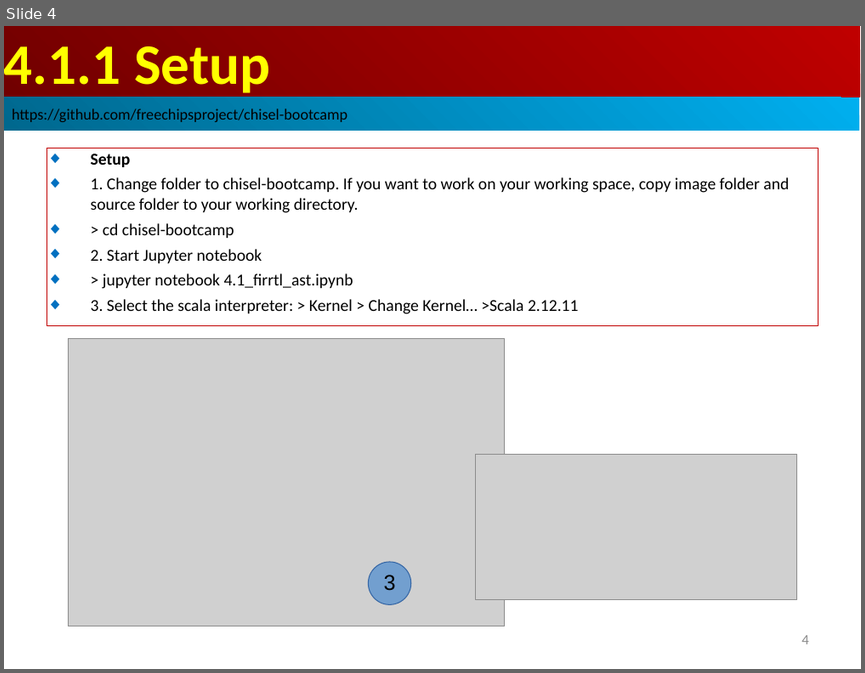
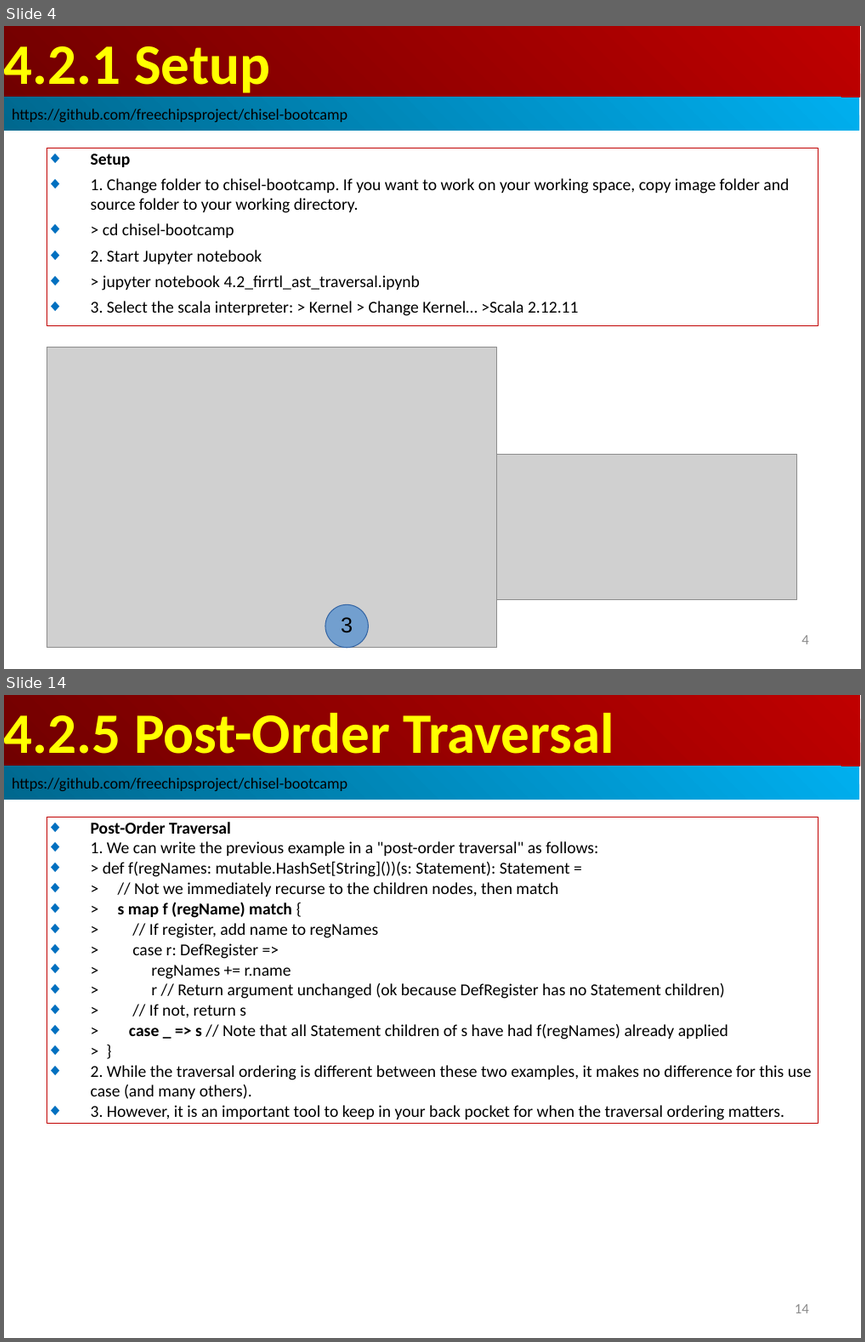
Before and after one commit to peterhchen/AIU_CS800_Chisel, a slide deck: 300_UCB_BC/004.2_Traverse_AST/000_Video/004.2_Traverse_AST.ppt. Shown one above the other, each under a label of ours: slide 4 before the commit, slides 4 and 14 after it; the slides between them are not shown. The pictures are 865x673 and 865x1342 pixels, drawn with LibreOffice and Linux fonts; fonts in the diff are those of the drawing; grey boxes stand for pictures. Boxes give left, top, right and bottom in pixels: in the first picture for what was removed or moved away, otherwise in the second. Text is boxed around its words. In the diff, an @@ line names an element or a change of style, - is before the commit and + after.

```diff
--- a/300_UCB_BC/004.2_Traverse_AST/000_Video/004.2_Traverse_AST.ppt
+++ b/300_UCB_BC/004.2_Traverse_AST/000_Video/004.2_Traverse_AST.ppt
@@ slide 14 added at [4,695,861,1338], background #FFFFFF @@
@@ rectangle added at [4,695,860,766], fill gradient #BF0000 to #710000, 48 pt, text #FFFF00, bold @@
+4.2.5 Post-Order Traversal
@@ rectangle added at [4,766,859,800], fill gradient #00AFEF to #00688E, 13 pt, text #000000 @@
+https://github.com/freechipsproject/chisel-bootcamp
@@ rectangle added at [46,817,818,1123], outline #C00000 0.74 pt, 14 pt, text #000000 @@
+◆ Post-Order Traversal
+◆ 1. We can write the previous example in a "post-order traversal" as follows:
+◆ > def f(regNames: mutable.HashSet[String]())(s: Statement): Statement =
+◆ > // Not we immediately recurse to the children nodes, then match
+◆ > s map f (regName) match {
+◆ > // If register, add name to regNames
+◆ > case r: DefRegister =>
+◆ > regNames += r.name
+◆ > r // Return argument unchanged (ok because DefRegister has no Statement children)
+◆ > // If not, return s
+◆ > case _ => s // Note that all Statement children of s have had f(regNames) already applied
+◆ > }
+◆ 2. While the traversal ordering is different between these two examples, it makes no difference for this use case (and many others).
+◆ 3. However, it is an important tool to keep in your back pocket for when the traversal ordering matters.
@@ page number added at [794,1304,809,1313], 12 pt, text #8B8B8B @@
+14
@@ slide 4 changed as well @@
@@ text in rectangle at [4,46,270,98]: text changed @@
-4.1.1 Setup
+4.2.1 Setup
@@ text in rectangle at [103,275,420,290]: text changed @@
-◆ > jupyter notebook 4.1_firrtl_ast.ipynb
+◆ > jupyter notebook 4.2_firrtl_ast_traversal.ipynb
@@ picture: place and size @@
-picture at [69,339,505,626]
+picture at [46,346,497,647]
@@ ellipse "3": place and size @@
-ellipse "3" at [368,562,411,604]
+ellipse "3" at [325,604,368,647]
```
Also in this commit, not shown: 2 other slides changed, 9 other slides added, 2 slides removed.
